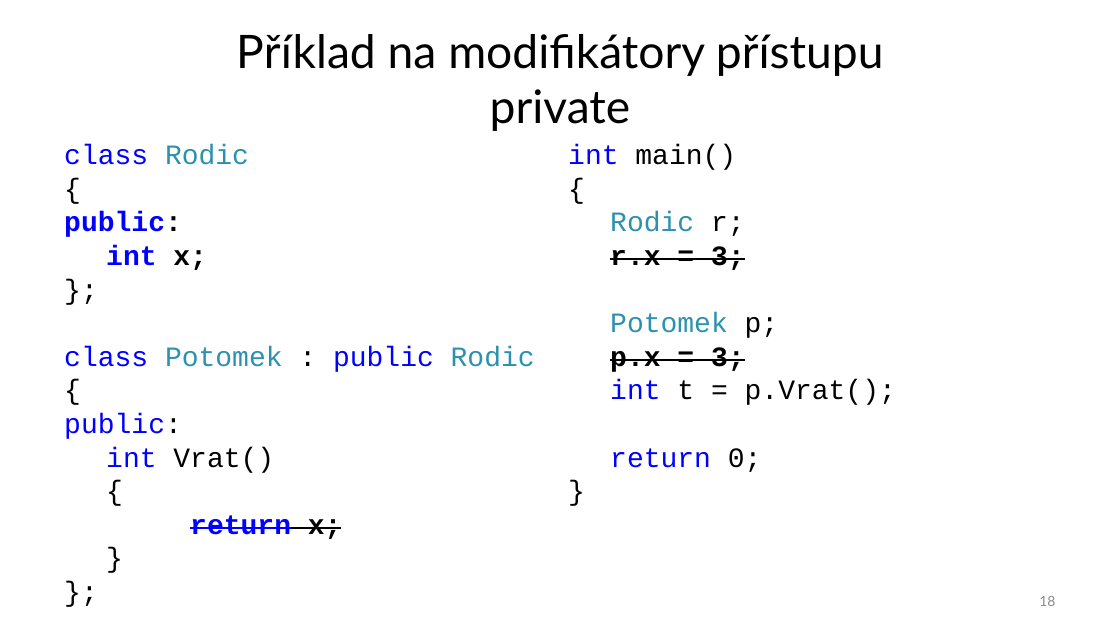
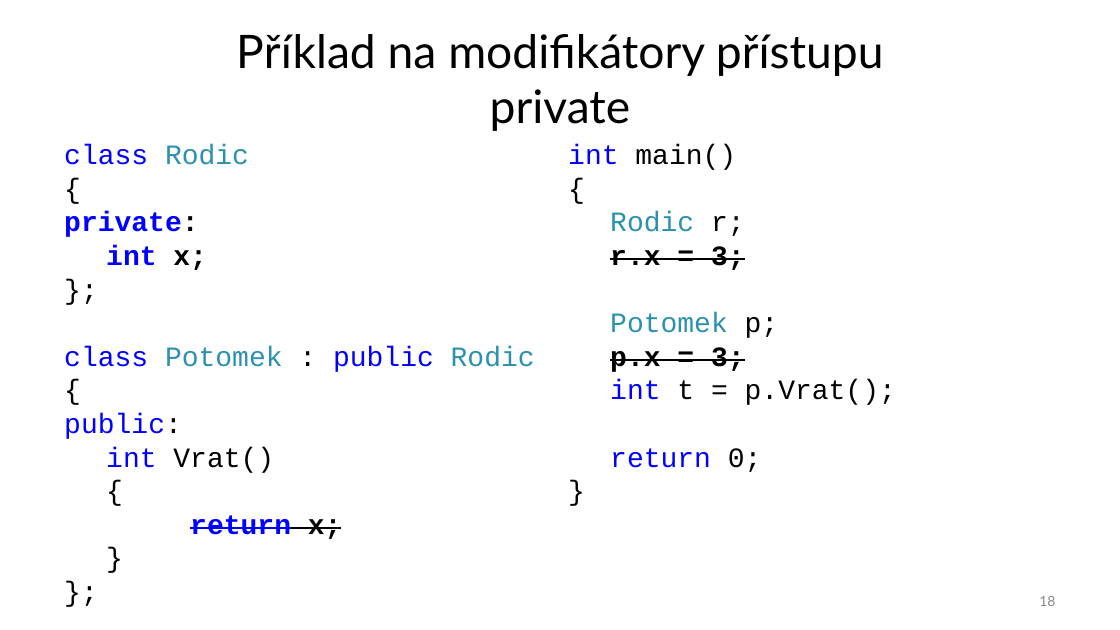
Before and after one commit to ekral/FAI, a slide deck: slide 18 of OPCPP/presentations/05_prezentace_OPR_dedicnost.pptx. Drawn at 1120x630 pixels with LibreOffice and Linux fonts; fonts in the diff are those of the drawing. Boxes give left, top, right and bottom in pixels: in the first picture for what was removed or moved away, otherwise in the second. Text is boxed around its words. In the diff, an @@ line names an element or a change of style, - is before the commit and + after.

```diff
--- a/OPCPP/presentations/05_prezentace_OPR_dedicnost.pptx
+++ b/OPCPP/presentations/05_prezentace_OPR_dedicnost.pptx
@@ text at (64, 212, 198, 237): text changed @@
-public:
+private:
```
Also in this commit, not shown: 1 other slide changed, 1 other file.
